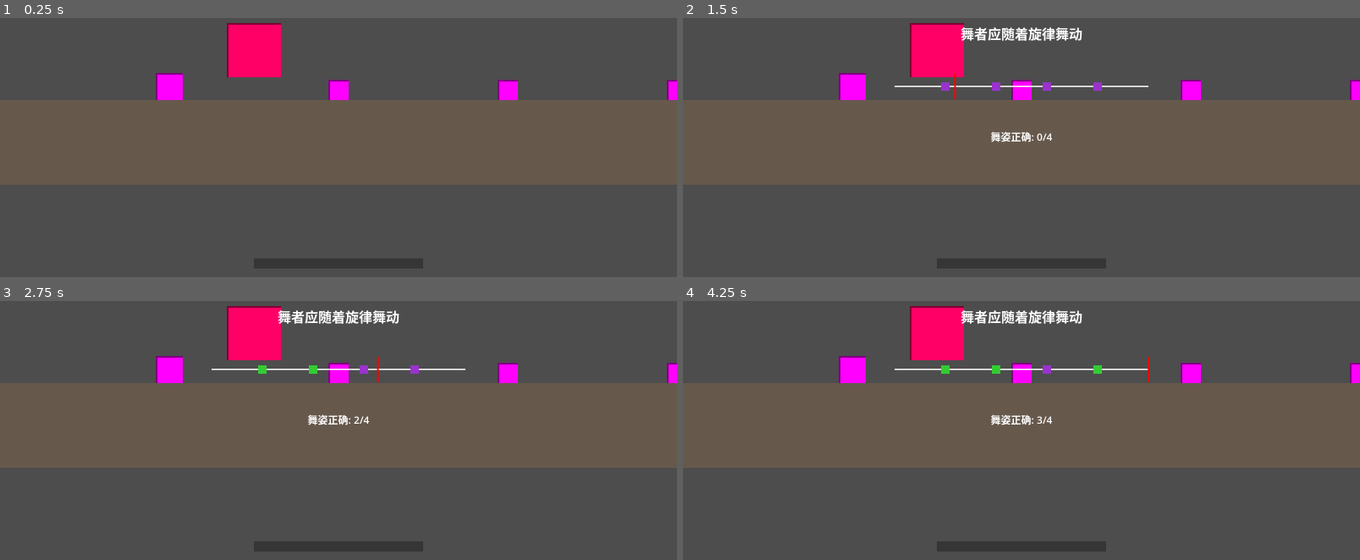
Above: before the commit, frames 1-4 (two rows, left to right).
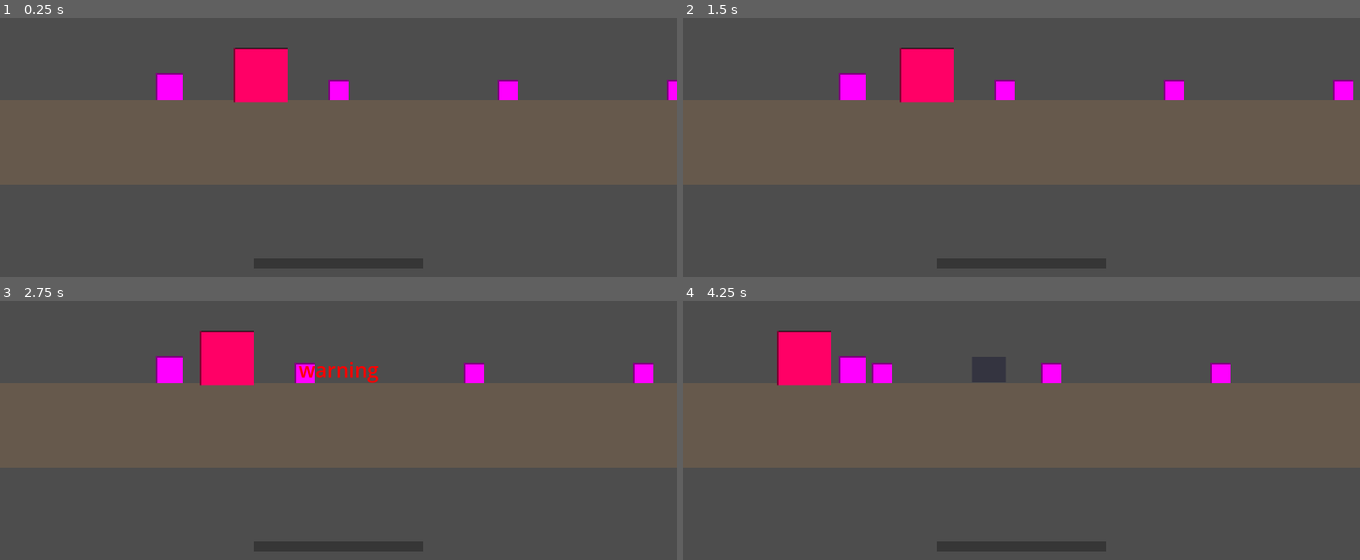
Above: after the commit, the same moments.

Repository: Lnx-Tao/GGJ2026
Game: Godot game, scene res://Scene/GameWorld.tscn
The game is run twice, just before and just after one commit, with the same random seed, the same clock (stepped at 60 frames per second) and the same inputs.
Inputs (mouse positions are in pixels of both pictures, inside the frame that each line leads up to):
- Up to frame 1 (0.25 s): no input
- Up to frame 2 (1.5 s): tap Enter at 0.5 s; move the mouse to (1170, 67) at 0.52 s; hold D 0.53-1.28 s; tap E at 0.6 s; click (1170, 67) at 0.67 s; tap Space (ui_select) at 0.77, 1.07 s; tap 1 at 0.8, 1.35 s; move the mouse to (886, 106) at 1.27 s; click (886, 106) at 1.42 s
- Up to frame 3 (2.75 s): tap Space (ui_select) at 1.52, 1.82 s; tap 2 at 1.55, 2.1 s; move the mouse to (outside the picture) at 2.02 s; hold D from 2.03 s (still down); click (outside the picture) at 2.17 s; tap 4 at 2.3 s
- Up to frame 4 (4.25 s): move the mouse to (987, 446) at 2.77 s; tap 4 at 2.85 s; click (987, 446) at 2.92 s; tap Space (ui_select) at 3.02, 3.05, 3.32 s; move the mouse to (1224, 427) at 3.52 s; release D at 3.53 s; hold Space (ui_select) from 3.53 s (still down); click (1224, 427) at 3.67 s; tap E at 3.8 s

The runs differ from the first frame. In frame 1, 1.8% of the frame differs, in the area x 33-43%, y 1-33%; in frame 2, 4.1%; in frame 3, 5.1%; in frame 4, 6.2%, in the area x 13-100%, y 1-49%.

Commit message:
基本功能粗糙完成

Diff:
--- a/ggj-2026/Scene/GameWorld.tscn
+++ b/ggj-2026/Scene/GameWorld.tscn
@@ -28,30 +28,27 @@
 offset_top = -44.0
 offset_right = 200.0
 offset_bottom = -20.0
-grow_horizontal = 1
+grow_vertical = 0
 
 [node name="BarBackground" type="ColorRect" parent="SuspicionUI/BarContainer"]
 layout_mode = 1
 anchors_preset = 15
 anchor_right = 1.0
 anchor_bottom = 1.0
-color = Color(0.2, 0.2, 0.2, 0.9)
 grow_horizontal = 2
 grow_vertical = 2
+color = Color(0.2, 0.2, 0.2, 0.9)
 
 [node name="BarFill" type="ColorRect" parent="SuspicionUI/BarContainer"]
 layout_mode = 1
-anchors_preset = 1
-anchor_left = 0.0
-anchor_top = 0.0
-anchor_right = 0.0
+anchors_preset = 9
 anchor_bottom = 1.0
-offset_right = 0.0
+grow_horizontal = 0
+grow_vertical = 2
 color = Color(0.9, 0.25, 0.2, 1)
-grow_vertical = 2
 
 [node name="GameOverLabel" type="Label" parent="SuspicionUI"]
-layout_mode = 1
+visible = false
 anchors_preset = 8
 anchor_left = 0.5
 anchor_top = 0.5
@@ -61,12 +58,13 @@
 offset_top = -30.0
 offset_right = 150.0
 offset_bottom = 30.0
+grow_horizontal = 2
+grow_vertical = 2
 theme_override_colors/font_color = Color(1, 0.2, 0.2, 1)
 theme_override_font_sizes/font_size = 48
 text = "游戏失败"
 horizontal_alignment = 1
 vertical_alignment = 1
-visible = false
 
 [node name="Supervisor" parent="." instance=ExtResource("7_supervisor")]
 position = Vector2(2407, 427)
@@ -102,4 +100,4 @@
 position = Vector2(2000, 744)
 
 [node name="Light" parent="." instance=ExtResource("8_light")]
-position = Vector2(600, 650)
+position = Vector2(616, 709)
--- a/ggj-2026/Script/character.gd
+++ b/ggj-2026/Script/character.gd
@@ -2,37 +2,65 @@
 
 ## 移动速度（像素/秒）
 @export var move_speed: float = 300.0
-## 攻击伤害
-@export var attack_damage: float = 25.0
-## 攻击冷却时间（秒）
-@export var attack_cooldown: float = 0.5
+## 为 true 时无法移动（如戴上守卫面具时由 game_world 设置）
+var movement_locked: bool = false
 
-@onready var attack_range: Area2D = $AttackRange
-var attack_timer: float = 0.0
+@onready var assassination_range: Area2D = $AttackRange
+## 刺杀检测距离（若 Area2D 未检测到则用此距离找最近敌人）
+const ASSASSINATION_DISTANCE: float = 120.0
 
-func _physics_process(delta: float) -> void:
+func _physics_process(_delta: float) -> void:
 	velocity.x = 0.0
 	velocity.y = 0.0
-	if Input.is_action_pressed("ui_select"):  # 空格键
+	if not movement_locked and Input.is_action_pressed("ui_select"):  # 空格键
 		velocity.x = move_speed
-
 	move_and_slide()
 
-	# 攻击冷却
-	if attack_timer > 0.0:
-		attack_timer -= delta
+func _input(event: InputEvent) -> void:
+	if event is InputEventKey:
+		var key_event := event as InputEventKey
+		if key_event.pressed and not key_event.echo and key_event.keycode == KEY_E:
+			try_assassinate()
 
-func _input(event: InputEvent) -> void:
-	if event is InputEventMouseButton:
-		var mb := event as InputEventMouseButton
-		if mb.button_index == MOUSE_BUTTON_LEFT and mb.pressed:
-			try_attack()
-
-func try_attack() -> void:
-	if attack_timer > 0.0:
+func try_assassinate() -> void:
+	var gw = get_tree().current_scene
+	if gw == null or not gw.has_method("can_gain_mask_from_assassination") or not gw.has_method("add_mask_from_assassination"):
 		return
-	attack_timer = attack_cooldown
-	for body in attack_range.get_overlapping_bodies():
-		if body.is_in_group("enemy"):
-			if body.has_method("take_damage"):
-				body.take_damage(attack_damage)
+	var bodies := assassination_range.get_overlapping_bodies()
+	for body in bodies:
+		if body == self:
+			continue
+		if not body.is_in_group("enemy"):
+			continue
+		if not body.has_method("take_assassination"):
+			continue
+		var mask_type_str: String = body.mask_type if "mask_type" in body else ""
+		if mask_type_str.is_empty():
+			continue
+		if not gw.can_gain_mask_from_assassination(mask_type_str):
+			continue
+		var mt: String = body.take_assassination()
+		gw.add_mask_from_assassination(mt)
+		return
+	# 若范围内没有重叠：用距离再找一次（防止碰撞未刷新）
+	var char_pos := global_position
+	var nearest: Node2D = null
+	var nearest_d: float = ASSASSINATION_DISTANCE
+	for node in get_tree().get_nodes_in_group("enemy"):
+		if not is_instance_valid(node) or not node is Node2D:
+			continue
+		var n: Node2D = node as Node2D
+		if not n.has_method("take_assassination"):
+			continue
+		var d: float = char_pos.distance_to(n.global_position)
+		if d < nearest_d:
+			var mt_str: String = n.mask_type if "mask_type" in n else ""
+			if mt_str.is_empty():
+				continue
+			if not gw.can_gain_mask_from_assassination(mt_str):
+				continue
+			nearest_d = d
+			nearest = n
+	if nearest != null:
+		var mt: String = nearest.take_assassination()
+		gw.add_mask_from_assassination(mt)
--- a/ggj-2026/Script/enemy.gd
+++ b/ggj-2026/Script/enemy.gd
@@ -3,6 +3,8 @@
 
 ## 敌人血量
 @export var max_health: float = 100.0
+## 刺杀该敌人后获得的面具类型（子类或场景中设置，如 "guard" "butler" "dancer" "princess"）
+@export var mask_type: String = ""
 
 var health: float
 
@@ -16,5 +18,11 @@
 	if health <= 0.0:
 		die()
 
+## 受到刺杀时调用；返回面具类型并移除敌人（后续可在此播倒地动画）
+func take_assassination() -> String:
+	var mt := mask_type
+	die()
+	return mt
+
 func die() -> void:
 	queue_free()
--- a/ggj-2026/Script/enemy_butler.gd
+++ b/ggj-2026/Script/enemy_butler.gd
@@ -1,6 +1,6 @@
 extends Enemy
 
-## 敌人类型名称（管家）
+## 刺杀获得管家面具
 func _ready() -> void:
+	mask_type = "butler"
 	super._ready()
-	# 管家默认属性可在场景中通过 @export 调整
--- a/ggj-2026/Script/enemy_dancer.gd
+++ b/ggj-2026/Script/enemy_dancer.gd
@@ -1,5 +1,6 @@
 extends Enemy
 
-## 敌人类型：舞者
+## 刺杀获得舞者面具
 func _ready() -> void:
+	mask_type = "dancer"
 	super._ready()
--- a/ggj-2026/Script/enemy_guard.gd
+++ b/ggj-2026/Script/enemy_guard.gd
@@ -1,6 +1,6 @@
 extends Enemy
 
-## 敌人类型名称（守卫）
+## 刺杀获得守卫面具
 func _ready() -> void:
+	mask_type = "guard"
 	super._ready()
-	# 守卫默认属性可在场景中通过 @export 调整
--- a/ggj-2026/Script/enemy_princess.gd
+++ b/ggj-2026/Script/enemy_princess.gd
@@ -1,6 +1,6 @@
 extends Enemy
 
-## 敌人类型名称（公主）
+## 刺杀获得公主面具
 func _ready() -> void:
+	mask_type = "princess"
 	super._ready()
-	# 公主默认属性可在场景中通过 @export 调整
--- a/ggj-2026/Script/game_world.gd
+++ b/ggj-2026/Script/game_world.gd
@@ -3,7 +3,7 @@
 ## 人物在画面中的 X 位置（距左像素，400 = 中间偏左）
 const CHARACTER_SCREEN_X := 400
 ## 睁眼 3 秒内若不在灯光区，怀疑值总共增加 30 格（均匀增加，3 秒内完成）
-const SUSPICION_ADD_TOTAL: float = 0.3
+const SUSPICION_ADD_TOTAL: float = 0.1
 const SUSPICION_EYE_DURATION: float = 3.0
 ## 每秒增加量 = 30格 / 3秒（速度均匀）
 const SUSPICION_RATE_PER_SECOND: float = SUSPICION_ADD_TOTAL / SUSPICION_EYE_DURATION
@@ -21,45 +21,123 @@
 var suspicion: float = 0.0
 var displayed_suspicion: float = 0.0
 var game_over: bool = false
+## 当前戴上的面具："" | "guard" | "butler" | "dancer"（公主为被动，不在此）
+var mask_active: String = ""
+## 当前面具是否在警告时戴上（仅此时才具有规避监管效果）
+var mask_effective: bool = false
+## 主动面具数量（守卫+管家+舞者，总和最多 2）
+var guard_count: int = 0
+var butler_count: int = 0
+var dancer_count: int = 0
+## 公主面具数量（最多 1）
+var princess_count: int = 0
+## 公主面具被动：可自动抵挡一次监管，剩余次数（= princess_count，逻辑上用 princess_charge 表示“可用次数”）
+var princess_charge: int = 0
+## 上一帧监管者是否睁眼，用于检测闭眼后摘下面具
+var _supervisor_was_eye_open: bool = false
+## 本轮睁眼是否已触发舞者节奏游戏（只触发一次）
+var _dancer_rhythm_triggered: bool = false
+## 本轮睁眼是否已用过公主被动（只抵挡一次）
+var _princess_used_this_eye: bool = false
 
 func _ready() -> void:
 	game_over_label.visible = false
 	_update_suspicion_bar(0.0)
-	# 舞者面具：挂到场景上，按 D 键触发
 	var DancerMaskScript = load("res://Script/dancer_mask.gd") as GDScript
 	dancer_mask = DancerMaskScript.new()
 	add_child(dancer_mask)
 	dancer_mask.rhythm_completed.connect(_on_dancer_mask_completed)
 
 func _input(event: InputEvent) -> void:
-	if event is InputEventKey:
-		var key_event := event as InputEventKey
-		if key_event.pressed and not key_event.echo and key_event.keycode == KEY_D:
-			if game_over:
+	if game_over:
+		return
+	if not event is InputEventKey:
+		return
+	var key_event := event as InputEventKey
+	if not key_event.pressed or key_event.echo:
+		return
+	# 监管者睁眼时不可使用面具；其它时候均可使用；已戴面具时不再响应
+	if supervisor.is_eye_open or mask_active != "":
+		return
+	match key_event.keycode:
+		KEY_1, KEY_KP_1:
+			if guard_count <= 0:
+				print("没有守卫面具")
 				return
-			if dancer_mask != null and not dancer_mask.is_active():
-				dancer_mask.start_rhythm_game(4)
+			guard_count -= 1
+			mask_active = "guard"
+			mask_effective = supervisor.is_warning
+			character.movement_locked = true
+			print("戴上守卫面具（剩余 %d）%s" % [guard_count, "（警告时使用，生效）" if mask_effective else "（非警告时使用，本轮回避无效）"])
+		KEY_2, KEY_KP_2:
+			if butler_count <= 0:
+				print("没有管家面具")
+				return
+			butler_count -= 1
+			mask_active = "butler"
+			mask_effective = supervisor.is_warning
+			print("戴上管家面具（剩余 %d）%s" % [butler_count, "（警告时使用，生效）" if mask_effective else "（非警告时使用，本轮回避无效）"])
+		KEY_4, KEY_KP_4:
+			if dancer_count <= 0:
+				print("没有舞者面具")
+				return
+			dancer_count -= 1
+			mask_active = "dancer"
+			mask_effective = supervisor.is_warning
+			print("戴上舞者面具（剩余 %d）%s" % [dancer_count, "（警告时使用，生效）" if mask_effective else "（非警告时使用，本轮回避无效）"])
 
 func _process(delta: float) -> void:
 	if game_over:
 		return
 	if not is_instance_valid(character):
 		return
+	# 监管者从睁眼变为闭眼：摘下面具，恢复正常
+	if _supervisor_was_eye_open and not supervisor.is_eye_open:
+		_remove_mask()
+		_princess_used_this_eye = false
+	if not supervisor.is_eye_open:
+		_dancer_rhythm_triggered = false
+	_supervisor_was_eye_open = supervisor.is_eye_open
+
 	# 相机跟随
 	camera.global_position = character.global_position + Vector2(800 - CHARACTER_SCREEN_X, 0.0)
 
 	# 监管者睁眼期间（3 秒）才计算怀疑值
 	if supervisor.is_eye_open:
-		if _is_character_in_light_zone():
-			suspicion = 1.0
-		else:
-			suspicion = minf(1.0, suspicion + delta * SUSPICION_RATE_PER_SECOND)
-
-	# 进度条动画：显示值平滑追赶真实怀疑值
+		var skip_suspicion := false
+		if mask_active == "guard" or mask_active == "butler":
+			skip_suspicion = mask_effective
+		elif mask_active == "dancer":
+			if mask_effective and not _dancer_rhythm_triggered and dancer_mask != null and not dancer_mask.is_active():
+				dancer_mask.start_rhythm_game(4)
+				_dancer_rhythm_triggered = true
+			skip_suspicion = mask_effective  # 是否加怀疑由节奏判定回调决定（仅生效时）
+		elif mask_active == "" and _princess_used_this_eye:
+			# 本轮睁眼已用过公主被动，整轮 3 秒内都不增加怀疑值
+			skip_suspicion = true
+		elif mask_active == "" and princess_charge > 0 and not _princess_used_this_eye:
+			# 公主被动：消耗一次公主面具抵挡本轮
+			princess_charge -= 1
+			_princess_used_this_eye = true
+			skip_suspicion = true
+			print("公主面具自动抵挡一次监管")
+		if not skip_suspicion:
+			if _is_character_in_light_zone():
+				# 灯光下：3 秒内逐渐涨满，而不是瞬间满
+				var light_rate: float = 1.0 / SUSPICION_EYE_DURATION
+				suspicion = minf(1.0, suspicion + delta * light_rate)
+			else:
+				suspicion = minf(1.0, suspicion + delta * SUSPICION_RATE_PER_SECOND)
+
+	# 进度条动画：显示值追赶真实怀疑值
 	displayed_suspicion = lerpf(displayed_suspicion, suspicion, delta * SUSPICION_BAR_LERP_SPEED)
+	# 后端已满时保证显示值到 1.0，避免 lerp 因浮点永远到不了 1.0 导致不触发
+	if suspicion >= 1.0:
+		displayed_suspicion = 1.0
 	_update_suspicion_bar(displayed_suspicion)
 
-	if suspicion >= 1.0:
+	# 仅当进度条涨满时才显示游戏失败 UI
+	if displayed_suspicion >= 1.0:
 		_trigger_game_over()
 
 func _is_character_in_light_zone() -> bool:
@@ -82,6 +160,56 @@
 	game_over_label.visible = true
 	get_tree().paused = true
 
-func _on_dancer_mask_completed(_result: Dictionary) -> void:
-	# 舞者面具节奏游戏结束后的回调，可按需扩展（如加分、减怀疑值等）
-	pass
+func _remove_mask() -> void:
+	if mask_active == "":
+		return
+	print("摘下面具")
+	mask_active = ""
+	mask_effective = false
+	character.movement_locked = false
+	_dancer_rhythm_triggered = false
+
+## 当前主动面具总数是否已达上限（2）
+func _active_mask_count() -> int:
+	return guard_count + butler_count + dancer_count
+
+## 刺杀后能否获得该类型面具（主动最多 2，公主最多 1）
+func can_gain_mask_from_assassination(mask_type_name: String) -> bool:
+	if mask_type_name == "princess":
+		return princess_count < 1
+	return _active_mask_count() < 2
+
+## 刺杀成功：获得对应面具并增加 25% 怀疑值
+func add_mask_from_assassination(mask_type_name: String) -> void:
+	if mask_type_name == "princess":
+		if princess_count >= 1:
+			return
+		princess_count += 1
+		princess_charge += 1
+		print("获得公主面具（被动）")
+	else:
+		if _active_mask_count() >= 2:
+			return
+		match mask_type_name:
+			"guard":
+				guard_count += 1
+				print("获得守卫面具（%d/2）" % _active_mask_count())
+			"butler":
+				butler_count += 1
+				print("获得管家面具（%d/2）" % _active_mask_count())
+			"dancer":
+				dancer_count += 1
+				print("获得舞者面具（%d/2）" % _active_mask_count())
+	suspicion = minf(1.0, suspicion + 0.1)
+	print("刺杀行为，怀疑值+10%")
+
+func _on_dancer_mask_completed(result: Dictionary) -> void:
+	# 仅当本轮回避生效时（警告时戴上的舞者面具）才根据判定结果影响怀疑值
+	if not mask_effective:
+		return
+	var success: bool = result.get("success", false)
+	if success:
+		print("舞者面具判定成功，怀疑值不增加")
+	else:
+		suspicion = minf(1.0, suspicion + 0.1)
+		print("舞者面具判定失败，怀疑值+10%")
--- a/ggj-2026/Script/supervisor.gd
+++ b/ggj-2026/Script/supervisor.gd
@@ -15,6 +15,8 @@
 
 ## 当前是否处于睁眼观察的 3 秒内（供外部判断怀疑值）
 var is_eye_open: bool = false
+## 当前是否处于警告阶段（睁眼前 1.5 秒，供外部判断是否可戴面具）
+var is_warning: bool = false
 
 var _state: String = "idle"  # idle | warning | eye_open
 var _timer: float = 0.0
@@ -34,6 +36,7 @@
 
 func _schedule_next_eye() -> void:
 	is_eye_open = false
+	is_warning = false
 	_state = "idle"
 	_next_eye_in = randf_range(eye_interval_min, eye_interval_max)
 	_timer = 0.0
@@ -45,11 +48,13 @@
 		"idle":
 			if _timer >= _next_eye_in - warning_duration:
 				_state = "warning"
+				is_warning = true
 				warning_label.visible = true
 				_timer = 0.0
 		"warning":
 			if _timer >= warning_duration:
 				warning_label.visible = false
+				is_warning = false
 				_state = "eye_open"
 				is_eye_open = true
 				eye_container.visible = true
Not shown: 1 places in ggj-2026/Scene/GameWorld.tscn that only renumber resources
